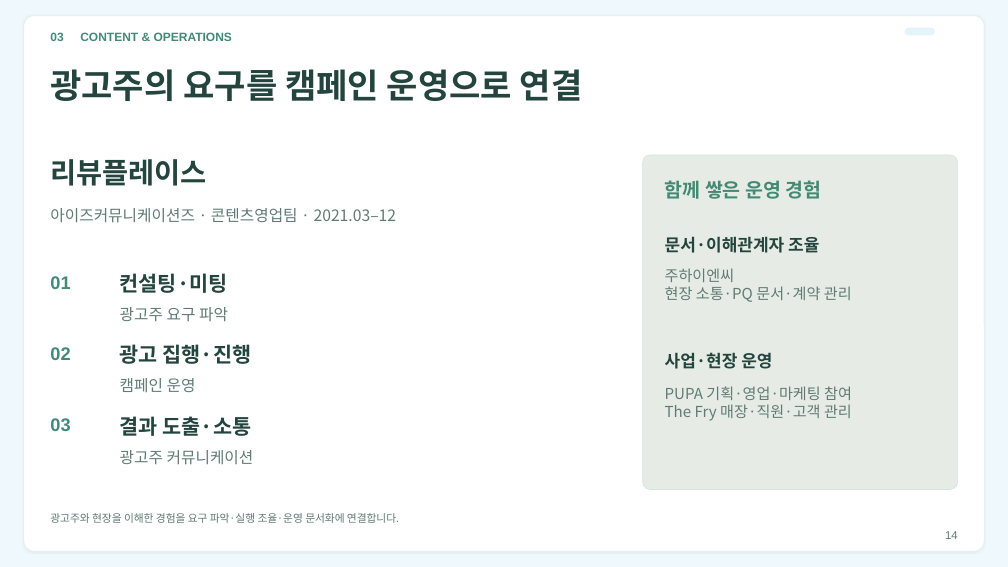
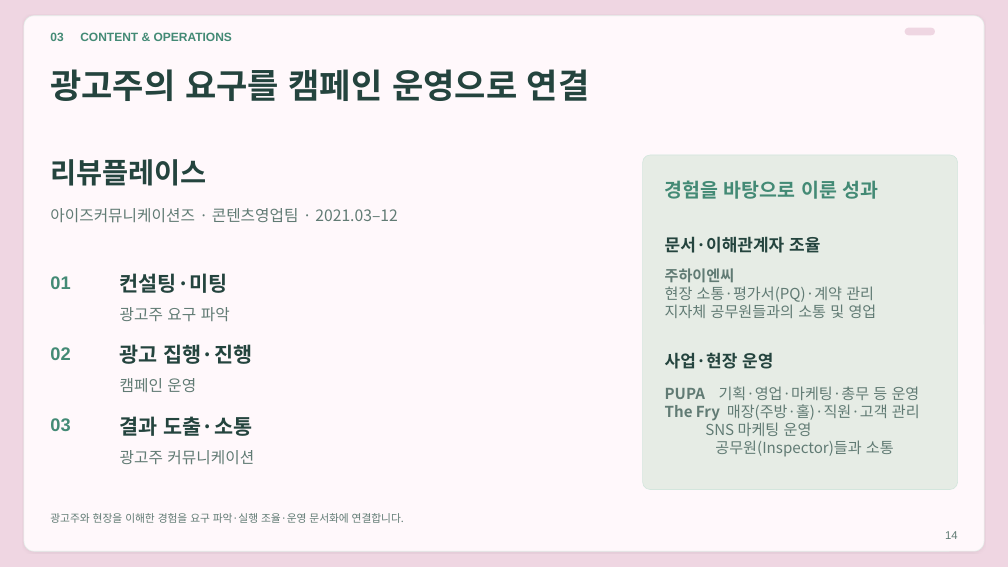
Before and after one commit to Jack-the-Ace/remind, a slide deck: slide 14 of 참고자료/취뽀/candidate_v4.pptx. Drawn at 1008x567 pixels with LibreOffice and Linux fonts; fonts in the diff are those of the drawing. Boxes give left, top, right and bottom in pixels: in the first picture for what was removed or moved away, otherwise in the second. Text is boxed around its words. In the diff, an @@ line names an element or a change of style, - is before the commit and + after.

```diff
--- a/참고자료/취뽀/candidate_v4.pptx
+++ b/참고자료/취뽀/candidate_v4.pptx
@@ background #EEF8FD to #EFD6E2 @@
@@ rounded rectangle at (24, 16, 984, 551): fill #FFFFFF to #FFF8FB @@
@@ rounded rectangle at (905, 28, 935, 35): fill #E5F3FA to #EFD6E2 @@
@@ text at (665, 180, 879, 199): text changed @@
-함께 쌓은 운영 경험
+경험을 바탕으로 이룬 성과
@@ text at (665, 268, 735, 283): bold on in "주하이엔씨" @@
@@ text at (665, 286, 877, 318): text changed @@
-현장 소통·PQ 문서·계약 관리
+현장 소통·평가서(PQ)·계약 관리
+지자체 공무원들과의 소통 및 영업
@@ text at (665, 386, 920, 457): text changed @@
-PUPA 기획·영업·마케팅 참여
-The Fry 매장·직원·고객 관리
+PUPA 기획·영업·마케팅·총무 등 운영
+The Fry 매장(주방·홀)·직원·고객 관리
+SNS 마케팅 운영
+공무원(Inspector)들과 소통
```
Also in this commit, not shown: 15 other slides changed, 24 other files.
